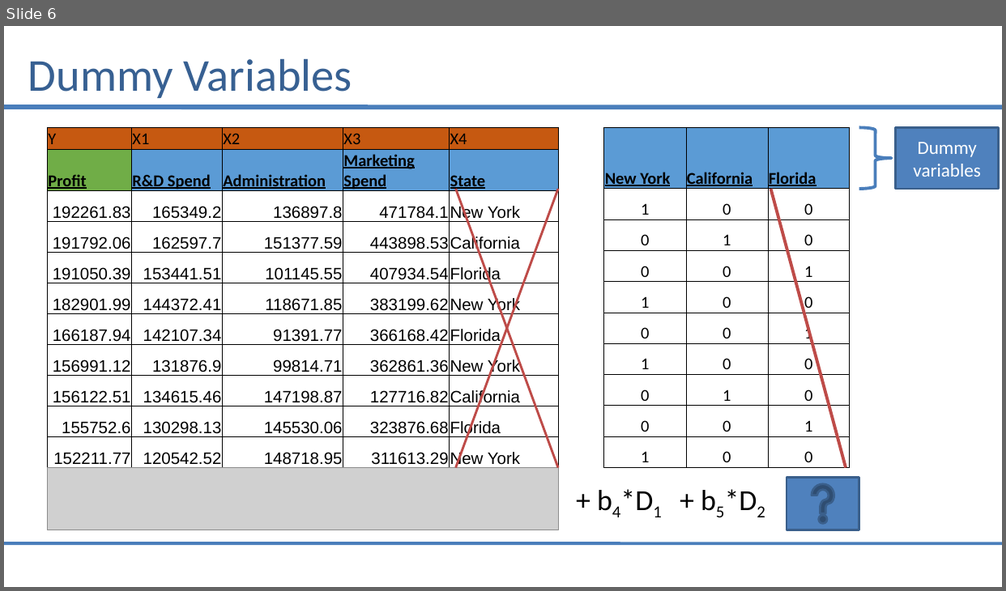
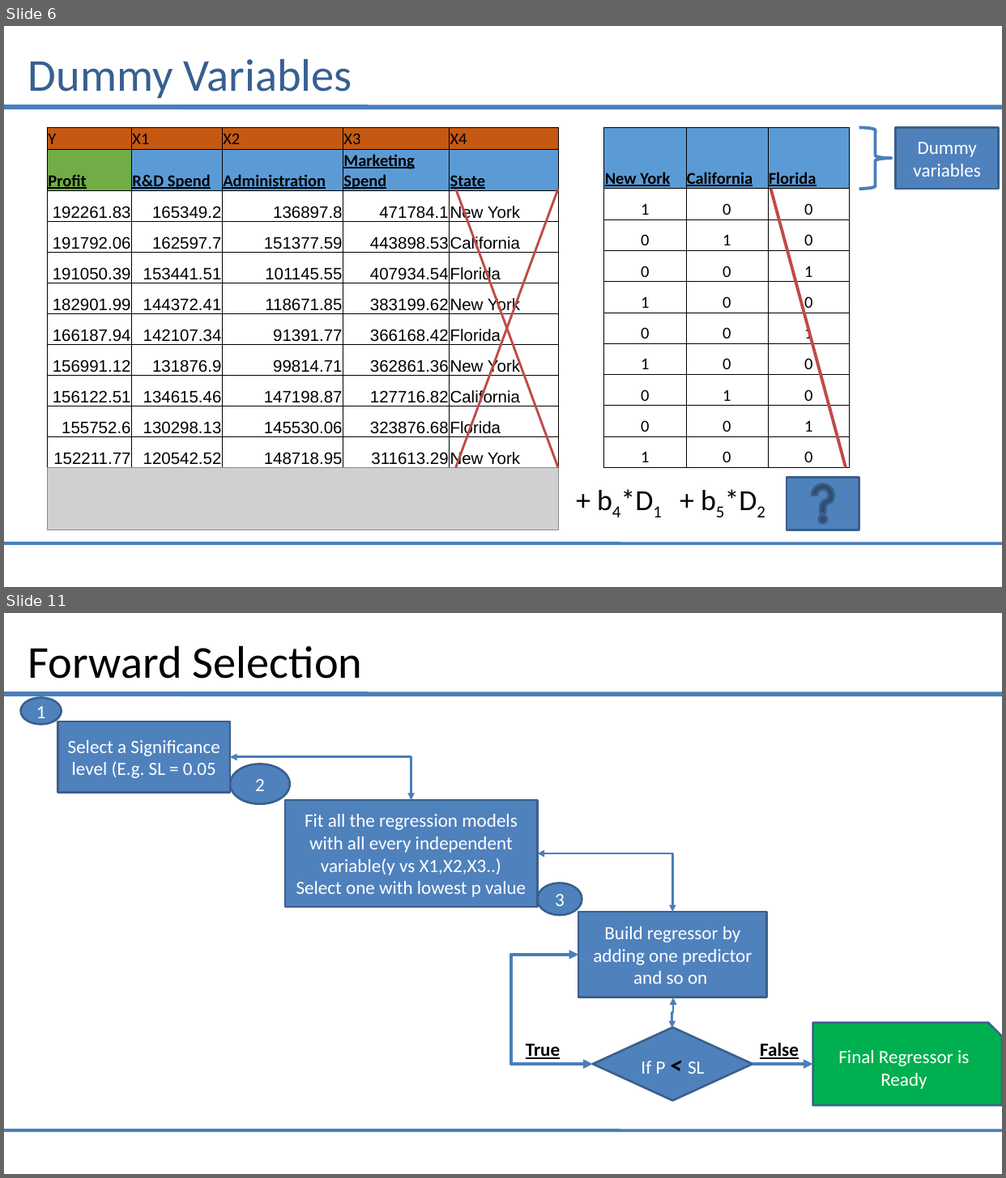
Before and after one commit to saiprasad94/DataSciencePython, a slide deck: Multiple_Linear_Regression/Multiple_linear_Regression.pptx. Shown one above the other, each under a label of ours: slide 6 before the commit, slides 6 and 11 after it; the slides between them are not shown. The pictures are 1006x591 and 1006x1178 pixels, drawn with LibreOffice and Linux fonts; fonts in the diff are those of the drawing; grey boxes stand for pictures. Boxes give left, top, right and bottom in pixels: in the first picture for what was removed or moved away, otherwise in the second. Text is boxed around its words. In the diff, an @@ line names an element or a change of style, - is before the commit and + after.

```diff
--- a/Multiple_Linear_Regression/Multiple_linear_Regression.pptx
+++ b/Multiple_Linear_Regression/Multiple_linear_Regression.pptx
@@ slide 11 added at [4,613,1002,1174], background #FFFFFF; not listed: 2 template elements that a slide beside it also shows @@
@@ title added at [28,645,363,679], 44 pt, text #000000 @@
+Forward Selection
@@ ellipse added at [20,697,61,725], fill #4F81BD, outline #3A5F8C 2 pt, 18 pt, text #FFFFFF @@
+1
@@ rectangle added at [58,722,230,793], fill #4F81BD, outline #3A5F8C 2 pt, 18 pt, text #FFFFFF @@
+Select a Significance level (E.g. SL = 0.05
@@ elbow double arrow added from (230, 757) to (411, 800), #4B7EBC 2.25 pt @@
@@ ellipse added at [230,764,290,805], fill #4F81BD, outline #3A5F8C 2 pt, 18 pt, text #FFFFFF @@
+2
@@ rectangle added at [285,800,537,907], fill #4F81BD, outline #3A5F8C 2 pt, 18 pt, text #FFFFFF @@
+Fit all the regression models with all every independent variable(y vs X1,X2,X3..)
+Select one with lowest p value
@@ elbow double arrow added from (538, 854) to (672, 912), #4B7EBC 2.25 pt @@
@@ ellipse added at [538,884,582,915], fill #4F81BD, outline #3A5F8C 2 pt, 18 pt, text #FFFFFF @@
+3
@@ rectangle added at [578,912,767,997], fill #4F81BD, outline #3A5F8C 2 pt, 18 pt, text #FFFFFF @@
+Build regressor by adding one predictor and so on
@@ elbow double arrow added from (593, 1064) to (578, 955), #4B7EBC 3 pt @@
@@ elbow double arrow added from (673, 998) to (672, 1029), #4B7EBC 2.25 pt @@
@@ snip rect added at [813,1023,1002,1105], fill #00B050, outline #3A5F8C 2 pt, 18 pt, text #FFFFFF @@
+Final Regressor is Ready
@@ text added at [526,1044,560,1059], 18 pt, text #000000, bold, underline @@
+True
@@ diamond added at [593,1028,753,1101], fill #4F81BD, outline #3A5F8C 2 pt, 18 pt, text #FFFFFF @@
+If P < SL
@@ text added at [760,1042,799,1059], 18 pt, text #000000, bold, underline @@
+False
@@ arrow added from (752, 1064) to (813, 1064), #4B7EBC 3 pt @@
```
Also in this commit, not shown: 2 slides changed, 6 other slides added.
